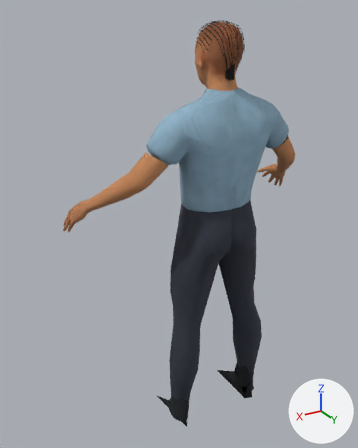
What one commit did to the glTF model assets/people/mid/driver-mid.glb.
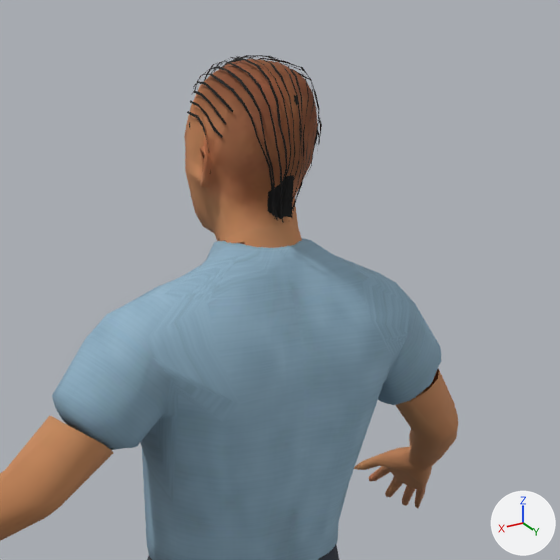
Each version is shown whole from a 50 mm lens placed at (1.093, 1.495, 1.74), pointed at (0.08, -0.193, 0.896), then close up on the part from 36% to 93% of the width and 0% to 46% of the height. The axes (+X, +Y, +Z) are drawn at lower right. The lights are the same throughout. The first two pictures are the older version. Vertices at exactly the same position are counted once.

Objects in the first close-up: 'driver'.
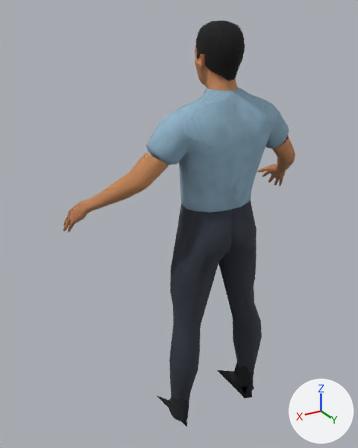
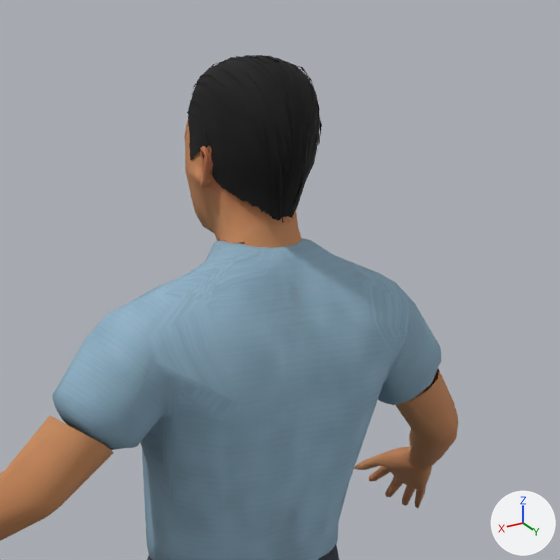
Where the change shows, as pixel boxes (x1, y1, x2, y2) in the close-ups (560 x 560 px):
part 1 of me_driver, built on
    before: (199, 57, 314, 219)
    after: (187, 55, 320, 220)

The change, as a diff of the scene's bpy script:
```diff
--- a/assets/people/mid/driver-mid.glb.py
+++ b/assets/people/mid/driver-mid.glb.py
@@ me_driver @@
 # used by ob_driver; location = (0.0, 0.0, 0.0)
-me_driver.from_pydata(...)  # 5140 vertices, 5516 faces; spans x -0.56..0.56, y -0.36..0.1, z 0.01..1.71
+me_driver.from_pydata(...)  # 5363 vertices, 5962 faces; spans x -0.56..0.56, y -0.36..0.1, z 0.01..1.71
+# me_driver part 1: 39 vertices moved within x -0.07..0.07, y -0.13..0.05, z 1.51..1.7; 223 vertices added at x -0.08..0.08, y -0.13..0.06, z 1.51..1.71
 me_driver.materials.append(mat_skin)
```
